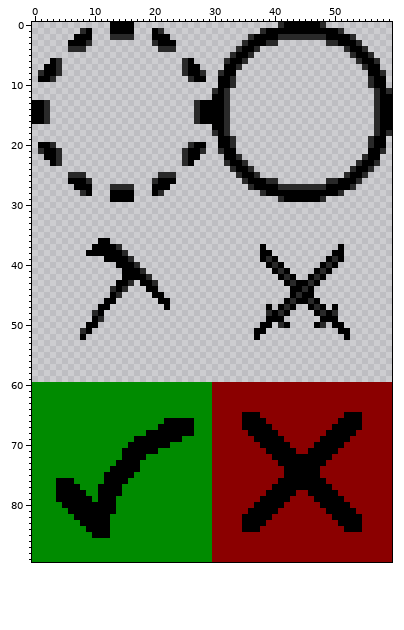
Sprite sheet: images/builds.png. That is the earlier state.
The file is 60x90 pixels.
After the commit:
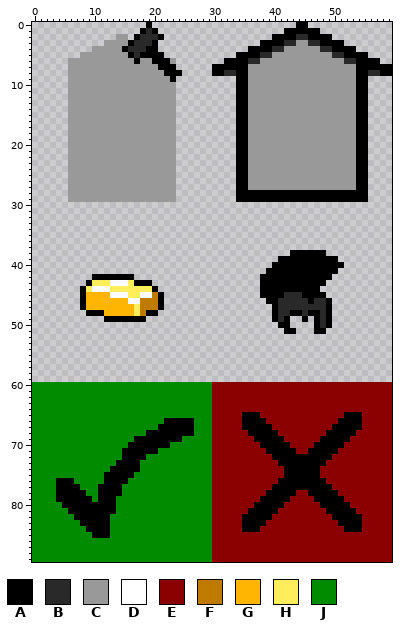
Palette (. is transparent): A #000000  B #292929  C #999999  D #ffffff  E #8b0000  F #be7b00  G #ffb501  H #ffee5b  J #008b00
Edits made:
@@ x 0..59 @@
- 0 .............AAAA........................BAAAAAAB...........
- 1 ........BA...AAAA...AB................BAAAAAAAAAAAAB........
- 2 .......AAA...BBBB...AAA.............BAAAABBBBBBBBAAAAB......
- 3 ......AAAB..........BAAA...........BAAABB........BBAAAB.....
- 4 ......BBB............BBB..........BAAB..............BAAB....
- 5 .................................BAAB................BAAB...
- 6 ...AB....................BA.....BAAB..................BAAB..
- 7 ..AAB....................BAA....AAB....................BAA..
- 8 .BAAB....................BAAB..BAA......................AAB.
- 9 .AAB......................BAA..AAB......................BAA.
-10 ...............................AAB......................BAA.
-11 ..............................BAB........................BAB
-12 ..............................AAB........................BAA
-13 AAB........................BAAAAB........................BAA
-14 AAB........................BAAAAB........................BAA
-15 AAB........................BAAAAB........................BAA
-16 AAB........................BAAAAB........................BAA
-17 ..............................AAB........................BAA
-18 ..............................BAB........................BAB
-19 ...............................AAB......................BAA.
-20 .AAB......................BAA..AAB......................BAA.
-21 .BAAB....................BAAB..BAA......................AAB.
-22 ..AAB....................BAA....AAB....................BAA..
-23 ...AB....................BA.....BAAB..................BAAB..
-24 .................................BAAB................BAAB...
-25 ......BBB............BBB..........BAAB..............BAAB....
-26 ......AAAB..........BAAA...........BAAABB........BBAAAB.....
-27 .......AAA...BBBB...AAA.............BAAAABBBBBBBBAAAAB......
-28 ........BA...AAAA...AB................BAAAAAAAAAAAAB........
-29 .............AAAA........................BAAAAAAB...........
+ 0 ...................A........................AA..............
+ 1 ..................ABA.....................AAAAAA............
+ 2 ..............CC.ABBBA..................AAAABBAAAA..........
+ 3 ............CCCCABBBA.................AAAABBCCBBAAAA........
+ 4 ..........CCCCCABBBAA...............AAAABBCCCCCCBBAAAA......
+ 5 ........CCCCCCCCABAAAA............AAAABBCCCCCCCCCCBBAAAA....
+ 6 ......CCCCCCCCCCCACCAAAC........AAAABBCCCCCCCCCCCCCCBBAAAA..
+ 7 ......CCCCCCCCCCCCCCCAAA......AAAAAACCCCCCCCCCCCCCCCCCAAAAAA
+ 8 ......CCCCCCCCCCCCCCCCAAA.....AABBAACCCCCCCCCCCCCCCCCCAABBAA
+ 9 ......CCCCCCCCCCCCCCCCCA..........AACCCCCCCCCCCCCCCCCCAA....
+10 ......CCCCCCCCCCCCCCCCCC..........AACCCCCCCCCCCCCCCCCCAA....
+11 ......CCCCCCCCCCCCCCCCCC..........AACCCCCCCCCCCCCCCCCCAA....
+12 ......CCCCCCCCCCCCCCCCCC..........AACCCCCCCCCCCCCCCCCCAA....
+13 ......CCCCCCCCCCCCCCCCCC..........AACCCCCCCCCCCCCCCCCCAA....
+14 ......CCCCCCCCCCCCCCCCCC..........AACCCCCCCCCCCCCCCCCCAA....
+15 ......CCCCCCCCCCCCCCCCCC..........AACCCCCCCCCCCCCCCCCCAA....
+16 ......CCCCCCCCCCCCCCCCCC..........AACCCCCCCCCCCCCCCCCCAA....
+17 ......CCCCCCCCCCCCCCCCCC..........AACCCCCCCCCCCCCCCCCCAA....
+18 ......CCCCCCCCCCCCCCCCCC..........AACCCCCCCCCCCCCCCCCCAA....
+19 ......CCCCCCCCCCCCCCCCCC..........AACCCCCCCCCCCCCCCCCCAA....
+20 ......CCCCCCCCCCCCCCCCCC..........AACCCCCCCCCCCCCCCCCCAA....
+21 ......CCCCCCCCCCCCCCCCCC..........AACCCCCCCCCCCCCCCCCCAA....
+22 ......CCCCCCCCCCCCCCCCCC..........AACCCCCCCCCCCCCCCCCCAA....
+23 ......CCCCCCCCCCCCCCCCCC..........AACCCCCCCCCCCCCCCCCCAA....
+24 ......CCCCCCCCCCCCCCCCCC..........AACCCCCCCCCCCCCCCCCCAA....
+25 ......CCCCCCCCCCCCCCCCCC..........AACCCCCCCCCCCCCCCCCCAA....
+26 ......CCCCCCCCCCCCCCCCCC..........AACCCCCCCCCCCCCCCCCCAA....
+27 ......CCCCCCCCCCCCCCCCCC..........AACCCCCCCCCCCCCCCCCCAA....
+28 ......CCCCCCCCCCCCCCCCCC..........AAAAAAAAAAAAAAAAAAAAAA....
+29 ......CCCCCCCCCCCCCCCCCC..........AAAAAAAAAAAAAAAAAAAAAA....
 30 ............................................................
@@ x 0..59 @@
 35 ............................................................
-36 ...........AA...............................................
-37 ..........AAAAB.......................A............A........
-38 .........AAAAAAB......................AA..........AA........
-39 ............AAAAB.....................ABA........ABA........
-40 ..............AAAB.....................ABA......ABA.........
-41 ...............AAAB.....................ABA....ABA..........
-42 ...............AAAAB.....................ABA..ABA...........
-43 ..............AAB.AAB.....................ABAABA............
-44 .............BAB...AA......................AABA.............
-45 .............AB.....AA.....................ABAA.............
-46 ............AA.......AA...................ABAABA............
-47 ...........AA.........A................A.ABA..ABA.A.........
-48 ..........BA...........................BABA....ABAB.........
-49 ..........AB...........................AAA......AAA.........
-50 .........AA...........................AA.BA....AB.AA........
-51 ........BA...........................AA............AA.......
-52 ........A............................A..............A.......
+36 ............................................................
+37 ............................................................
+38 ...........................................AAAAAA...........
+39 .........................................AAAAAAAAAA.........
+40 ........................................AAAAAAAAAAAA........
+41 .......................................AAAAAAAAAAAA.........
+42 ..........AAAAAAA.....................AAAAAAAAAAAA..........
+43 .........AHHHDDDHAAA..................AAAAAAAAAAA...........
+44 ........AHDDDHHHHHHHA.................AAAAAAAAAA............
+45 ........AGGGGDDDHHDDFA................AAAABBBAAAA...........
+46 ........AGGGGGGGDDFFFA.................AABBBBBABBA..........
+47 ........AGGGGGGGGHFFFA..................ABBBBBBBBA..........
+48 .........AAAGGGGGHFAA...................ABBAABAABA..........
+49 ............AAAAAAA.....................ABA..A.ABA..........
+50 .........................................AA....ABA..........
+51 ..........................................AA...AA...........
+52 ............................................................
 53 ............................................................
Boxes around the changes in both pictures, in picture pixels (x1, y1, x2, y2):
changed: (32, 22, 392, 202)
changed: (80, 238, 170, 340)
changed: (254, 244, 350, 340)
